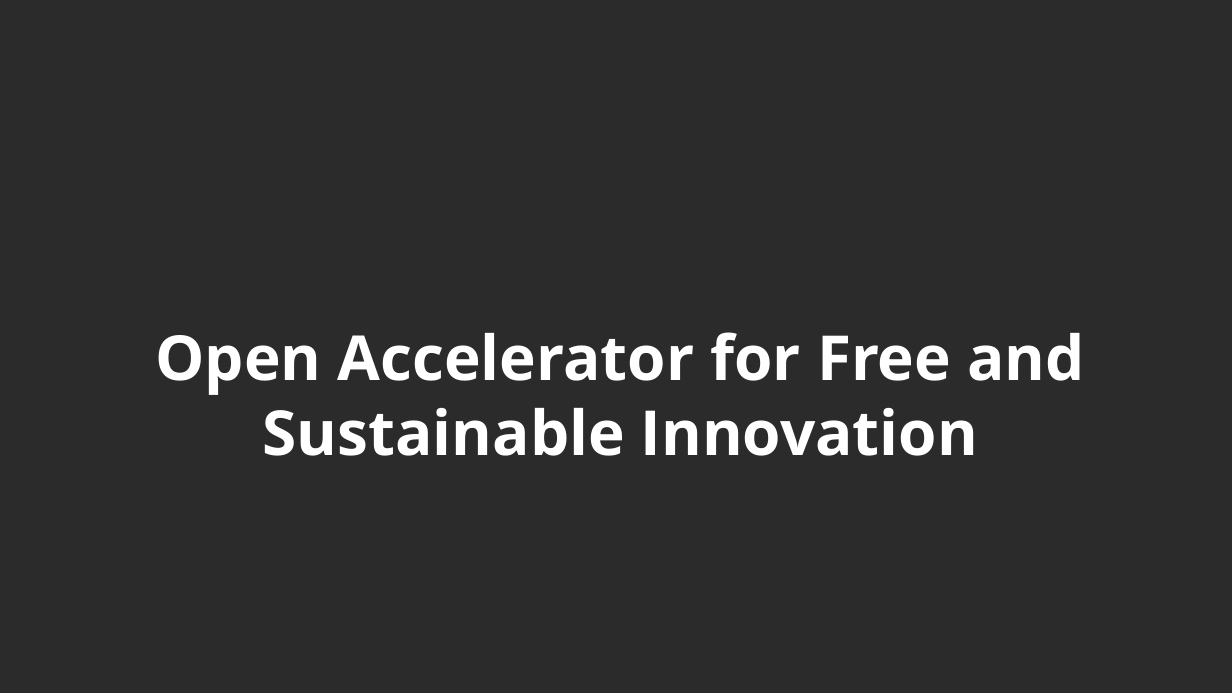
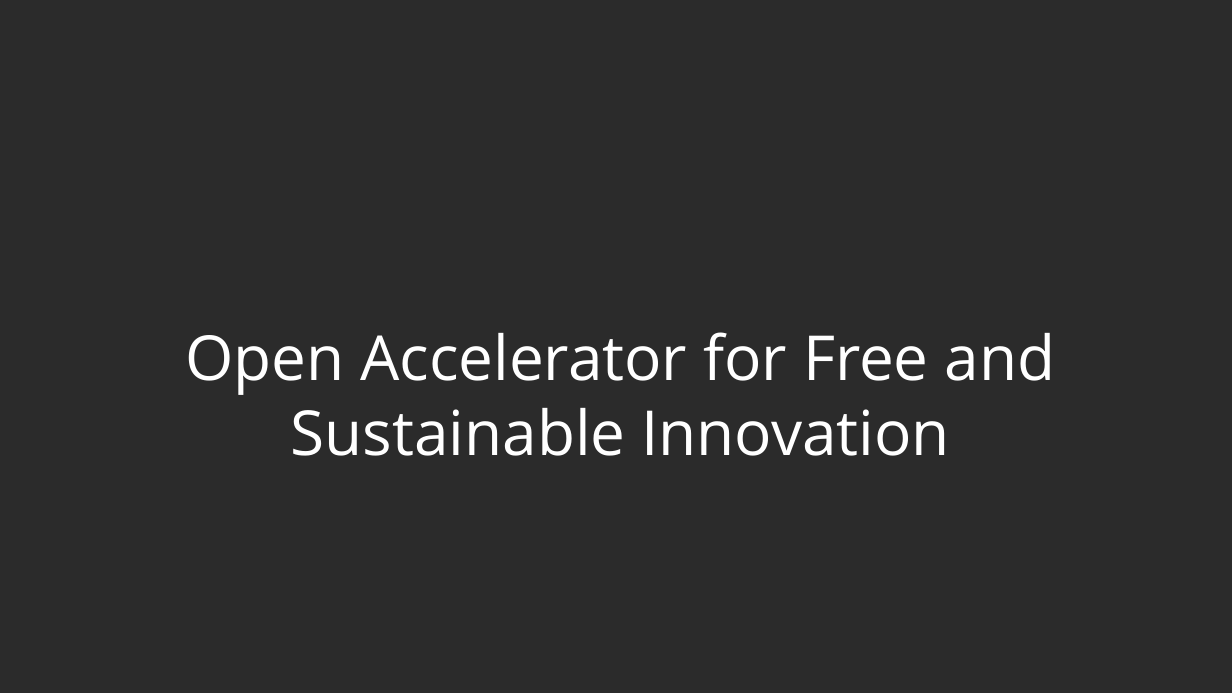
Before and after one commit to protontypes/documents, a slide deck: slide 1 of slides/2020-10-27_protontypes_GeneralSlides_R02.odp. Drawn at 1232x693 pixels with LibreOffice and Linux fonts; fonts in the diff are those of the drawing; background and template pictures are left out; a plain dark background stands for a picture behind light text. Boxes give left, top, right and bottom in pixels: in the first picture for what was removed or moved away, otherwise in the second. Text is boxed around its words. In the diff, an @@ line names an element or a change of style, - is before the commit and + after.

```diff
--- a/slides/2020-10-27_protontypes_GeneralSlides_R02.odp
+++ b/slides/2020-10-27_protontypes_GeneralSlides_R02.odp
@@ title "Open Accelerator for Free and ..." at (185,332,1056,456): bold off @@
```
Also in this commit, not shown: 4 other slides changed, 4 slides added, 3 slides removed, 2 other files.
